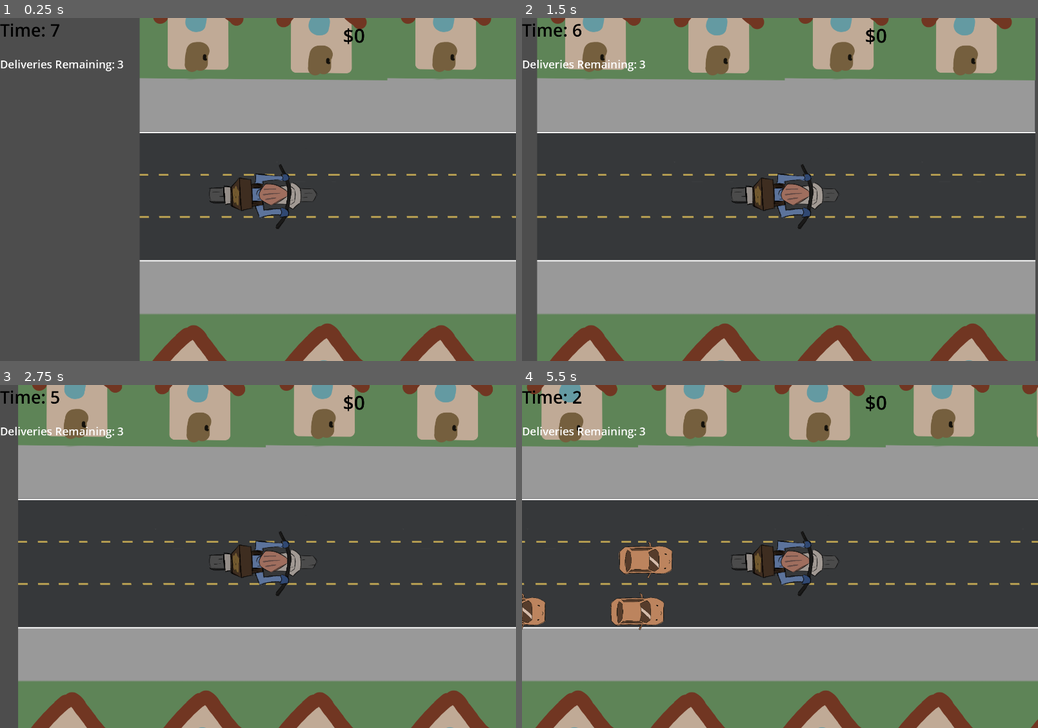
Above: before the commit, frames 1-4 (two rows, left to right).
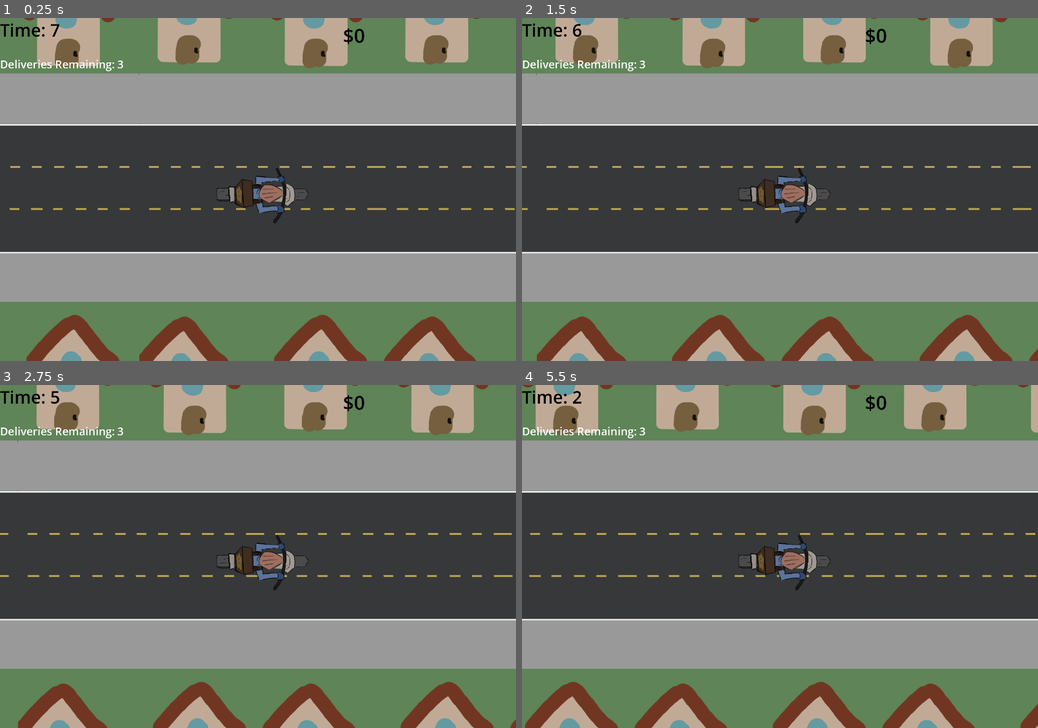
Above: after the commit, the same moments.

Repository: andreaTheCoder/brackeysgamejam
Game: Godot game, scene res://scenes/game.tscn
The game is run twice, just before and just after one commit, with the same random seed, the same clock (stepped at 60 frames per second) and the same inputs.
Inputs:
- Up to frame 1 (0.25 s): no input
- Up to frame 2 (1.5 s): tap Enter at 0.5 s; hold Right (forward) 0.53-1.28 s; tap Space (button) at 0.6 s; hold Left (backward) from 1.28 s (still down); tap Shift (deliver) at 1.35 s
- Up to frame 3 (2.75 s): release Left (backward) at 2.03 s; hold Right (forward) from 2.03 s (still down); tap Space (button) at 2.1 s
- Up to frame 4 (5.5 s): tap Shift (deliver) at 2.85, 4.35 s; release Right (forward) at 3.53 s; hold Left (backward) from 3.53 s (still down); tap Space (button) at 3.6, 5.1 s

The runs differ from the first frame. In frame 1, 33% of the frame differs, in the area x 0-100%, y 0-100%; in frame 2, 22%; in frame 3, 23%; in frame 4, 23%.

Commit message:
made adjustments with new assets

Diff:
--- a/scenes/bike.tscn
+++ b/scenes/bike.tscn
@@ -22,6 +22,7 @@
 }]
 
 [node name="bike" type="CharacterBody2D"]
+scale = Vector2(0.855, 0.855)
 collision_layer = 2
 script = ExtResource("1_oy3wg")
 
--- a/scenes/chunk.tscn
+++ b/scenes/chunk.tscn
@@ -9,7 +9,8 @@
 [node name="Chunk" type="Node2D"]
 
 [node name="Sprite2D" type="Sprite2D" parent="."]
-scale = Vector2(0.2, 0.2)
+position = Vector2(1.78814e-07, 0)
+scale = Vector2(0.206044, 0.2)
 texture = ExtResource("1_jtw3q")
 
 [node name="New Chunk Spawn Detector" type="Area2D" parent="."]
@@ -19,4 +20,18 @@
 [node name="CollisionShape2D" type="CollisionShape2D" parent="New Chunk Spawn Detector"]
 shape = SubResource("RectangleShape2D_t6mhj")
 
+[node name="ColorRect" type="ColorRect" parent="."]
+offset_left = -76.0
+offset_top = -70.0
+offset_right = 78.0
+offset_bottom = -67.0
+color = Color(0.368627, 0.517647, 0.341176, 1)
+
+[node name="ColorRect2" type="ColorRect" parent="."]
+offset_left = -75.0
+offset_top = 66.0
+offset_right = 75.0
+offset_bottom = 69.0
+color = Color(0.368627, 0.517647, 0.341176, 1)
+
 [connection signal="body_entered" from="New Chunk Spawn Detector" to="New Chunk Spawn Detector" method="_on_body_entered"]
--- a/scenes/game.tscn
+++ b/scenes/game.tscn
@@ -6,8 +6,69 @@
 [ext_resource type="PackedScene" uid="uid://od0hx2lbegjy" path="res://scenes/chunk.tscn" id="3_lnu2h"]
 
 [sub_resource type="WorldBoundaryShape2D" id="WorldBoundaryShape2D_lnu2h"]
+distance = 0.999941
 
 [node name="game" type="Node2D"]
+
+[node name="prespawned lanes" type="Node" parent="."]
+
+[node name="Lane" parent="prespawned lanes" instance=ExtResource("3_lnu2h")]
+scale = Vector2(0.5, 0.5)
+
+[node name="Lane2" parent="prespawned lanes" instance=ExtResource("3_lnu2h")]
+position = Vector2(-72, 0)
+scale = Vector2(0.5, 0.5)
+
+[node name="ColorRect3" type="ColorRect" parent="prespawned lanes/Lane2"]
+offset_left = 52.0
+offset_top = -66.0
+offset_right = 96.0
+offset_bottom = -38.0
+color = Color(0.6, 0.6, 0.6, 1)
+
+[node name="Lane3" parent="prespawned lanes" instance=ExtResource("3_lnu2h")]
+position = Vector2(-144, 0)
+scale = Vector2(0.5, 0.5)
+
+[node name="ColorRect3" type="ColorRect" parent="prespawned lanes/Lane3"]
+offset_left = 52.0
+offset_top = -66.0
+offset_right = 100.0
+offset_bottom = -38.0
+color = Color(0.6, 0.6, 0.6, 1)
+
+[node name="Lane4" parent="prespawned lanes" instance=ExtResource("3_lnu2h")]
+position = Vector2(72, 0)
+scale = Vector2(0.5, 0.5)
+
+[node name="ColorRect3" type="ColorRect" parent="prespawned lanes/Lane4"]
+offset_left = 52.0
+offset_top = -66.0
+offset_right = 100.0
+offset_bottom = -38.0
+color = Color(0.6, 0.6, 0.6, 1)
+
+[node name="Lane5" parent="prespawned lanes" instance=ExtResource("3_lnu2h")]
+position = Vector2(144, 0)
+scale = Vector2(0.5, 0.5)
+
+[node name="ColorRect3" type="ColorRect" parent="prespawned lanes/Lane5"]
+offset_left = 52.0
+offset_top = -66.0
+offset_right = 100.0
+offset_bottom = -38.0
+color = Color(0.6, 0.6, 0.6, 1)
+
+[node name="Lane6" parent="prespawned lanes" instance=ExtResource("3_lnu2h")]
+position = Vector2(216, 0)
+scale = Vector2(0.5, 0.5)
+
+[node name="ColorRect3" type="ColorRect" parent="prespawned lanes/Lane6"]
+offset_left = 52.0
+offset_top = -66.0
+offset_right = 100.0
+offset_bottom = -38.0
+color = Color(0.6, 0.6, 0.6, 1)
 
 [node name="UI elements" type="CanvasLayer" parent="."]
 unique_name_in_owner = true
@@ -57,20 +118,16 @@
 zoom = Vector2(10, 10)
 
 [node name="Spawner" parent="Bike" instance=ExtResource("2_iywne")]
-position = Vector2(-60, 1)
+position = Vector2(-59.6491, 1.16959)
 
 [node name="Spawner2" parent="Bike" instance=ExtResource("2_iywne")]
-position = Vector2(-60, -16)
+position = Vector2(-59.8246, -11.0526)
 
 [node name="Spawner3" parent="Bike" instance=ExtResource("2_iywne")]
-position = Vector2(-60, 16)
+position = Vector2(-59.6491, 14.0351)
 
 [node name="Game Manager" type="Node" parent="."]
 script = ExtResource("2_yqjtg")
-
-[node name="Lane" parent="." instance=ExtResource("3_lnu2h")]
-position = Vector2(2, 2)
-scale = Vector2(0.5, 0.503103)
 
 [node name="World Boundaries" type="Node" parent="."]
 
@@ -78,7 +135,7 @@
 position = Vector2(1, 155)
 
 [node name="CollisionShape2D" type="CollisionShape2D" parent="World Boundaries/Bottom Boundary"]
-position = Vector2(2, -130)
+position = Vector2(3, -136)
 shape = SubResource("WorldBoundaryShape2D_lnu2h")
 
 [node name="Top Boundary" type="StaticBody2D" parent="World Boundaries"]
@@ -86,7 +143,7 @@
 rotation = -3.14159
 
 [node name="CollisionShape2D" type="CollisionShape2D" parent="World Boundaries/Top Boundary"]
-position = Vector2(-26.0005, -203)
+position = Vector2(-26.0005, -205)
 shape = SubResource("WorldBoundaryShape2D_lnu2h")
 
 [node name="Left Boundary" type="StaticBody2D" parent="World Boundaries"]
@@ -94,11 +151,7 @@
 rotation = 1.5708
 
 [node name="CollisionShape2D" type="CollisionShape2D" parent="World Boundaries/Left Boundary"]
-position = Vector2(2, -130)
+position = Vector2(3.99953, -130)
 shape = SubResource("WorldBoundaryShape2D_lnu2h")
 
-[node name="Lane2" parent="." instance=ExtResource("3_lnu2h")]
-position = Vector2(-126, 2)
-scale = Vector2(0.5, 0.5)
-
 [connection signal="timeout" from="UI elements/time label/Timer" to="Game Manager" method="_on_timer_timeout"]
--- a/scripts/Chunks.gd
+++ b/scripts/Chunks.gd
@@ -2,8 +2,9 @@
 
 @onready var game: Node2D = $"."
 var chunk_template = preload("res://scenes/chunk.tscn")
-var row = 1
+var row = 3
 const DISTANCE = 144
+
 func _on_body_entered(_body: Node2D) -> void:
 	var chunk = chunk_template.instantiate()
 	chunk.position.x = row*DISTANCE
--- a/scripts/bike.gd
+++ b/scripts/bike.gd
@@ -5,7 +5,7 @@
 const DECEL_SPEED = 5
 const BACKWARDS_MAX_SPEED = -200# rate at which you decelerate when spacebar is let go
 const X_ACCEL = 100.0 # X direction acceleration
-const MAX_SPEED = 400
+const MAX_SPEED = 350
 const X_DECEL = 100 # rate at which you decelerate when spacebar is let go
 # y deceleration speed
 const Y_DECEL = 0.5
@@ -20,6 +20,7 @@
 	# Handle forward movement.
 	if Input.is_action_pressed("forward") and not stunned:
 		velocity.x = clamp(velocity.x + X_ACCEL * delta, BACKWARDS_MAX_SPEED, MAX_SPEED) # Add the acceleration to the speed, but only until max speed
+		print(velocity.x)
 	elif Input.is_action_pressed("backward") and not stunned:
 		velocity.x = clamp(velocity.x - X_ACCEL * X_BACKWARDS_SLOW * delta, BACKWARDS_MAX_SPEED, MAX_SPEED)
 		if velocity.x > 0: # minor movement fix
